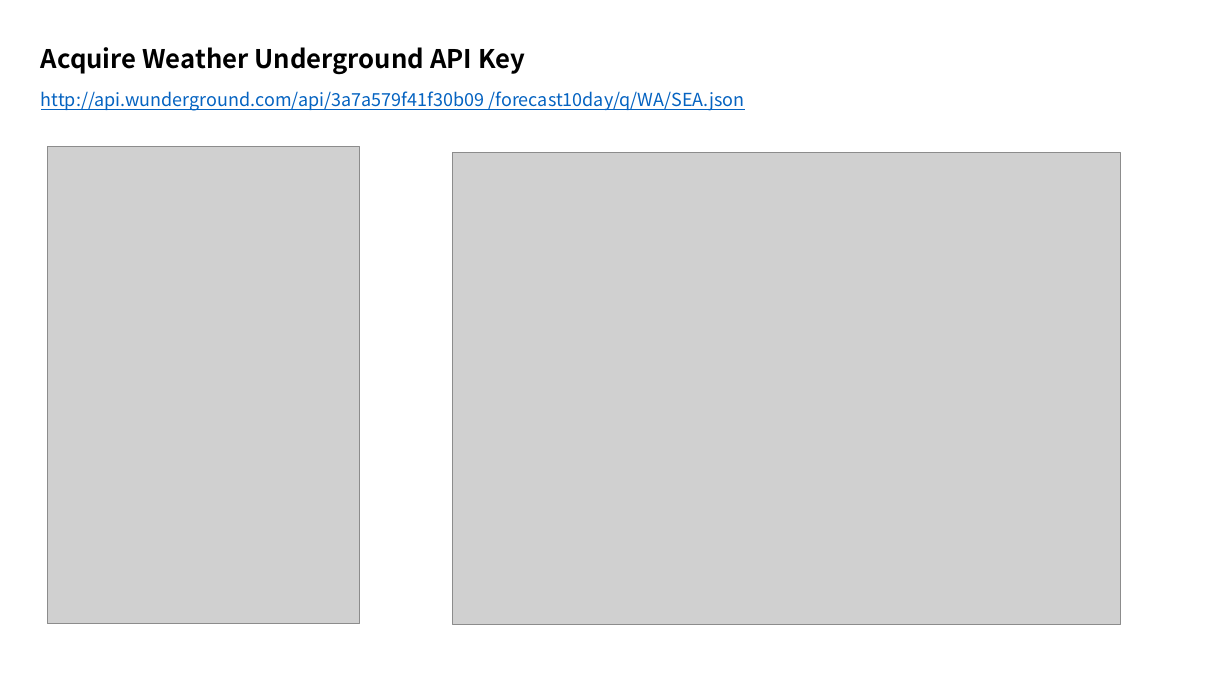
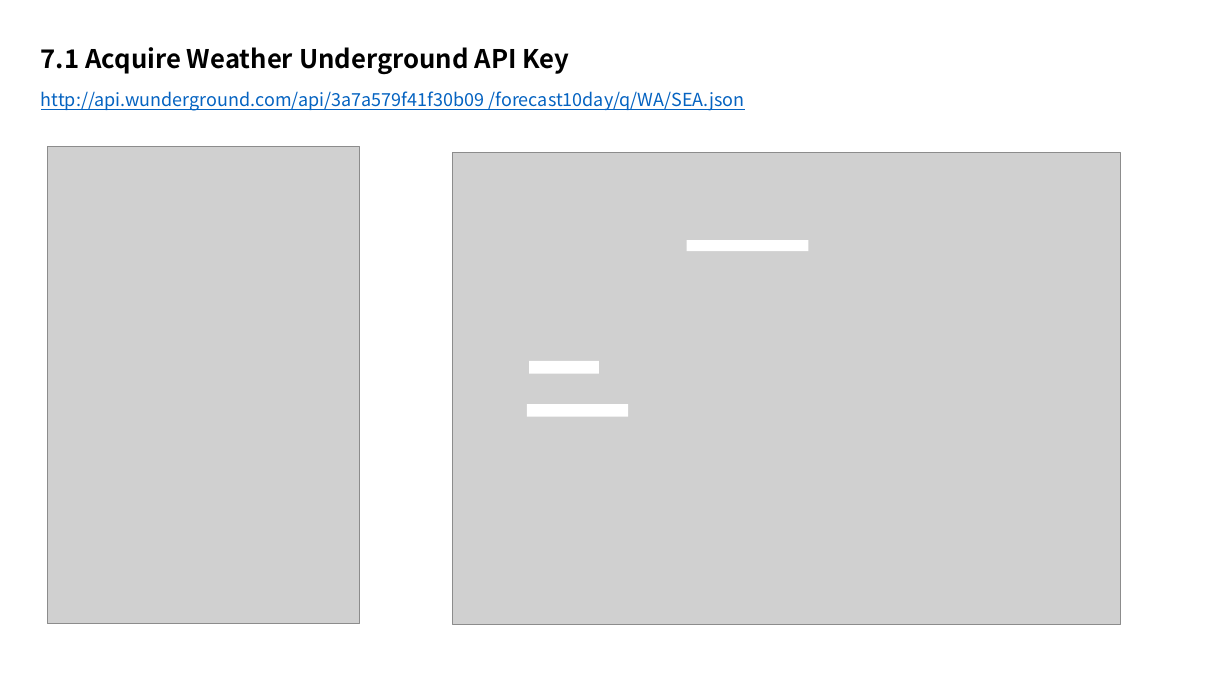
Before and after one commit to xlegend1024/CortanaIntelligenceSuiteWorkshopManual2Hrlong, a slide deck: slide 23 of Download/1. Worksop Scenario Overview.pptx (slide 7 before the commit). Drawn at 1232x693 pixels with LibreOffice and Linux fonts; fonts in the diff are those of the drawing; grey boxes stand for pictures. Boxes give left, top, right and bottom in pixels: in the first picture for what was removed or moved away, otherwise in the second. Text is boxed around its words. In the diff, an @@ line names an element or a change of style, - is before the commit and + after.

```diff
--- a/Download/1. Worksop Scenario Overview.pptx
+++ b/Download/1. Worksop Scenario Overview.pptx
@@ title at [41, 47, 570, 75]: text changed @@
-Acquire Weather Underground API Key
+7.1 Acquire Weather Underground API Key
@@ rectangle added at [687, 240, 809, 251], fill #FFFFFF @@
@@ rectangle added at [530, 360, 600, 373], fill #FFFFFF @@
@@ rectangle added at [527, 404, 628, 416], fill #FFFFFF @@
```
Also in this commit, not shown: 9 other slides changed, 6 slides added, 2 slides removed, 1 other file.
